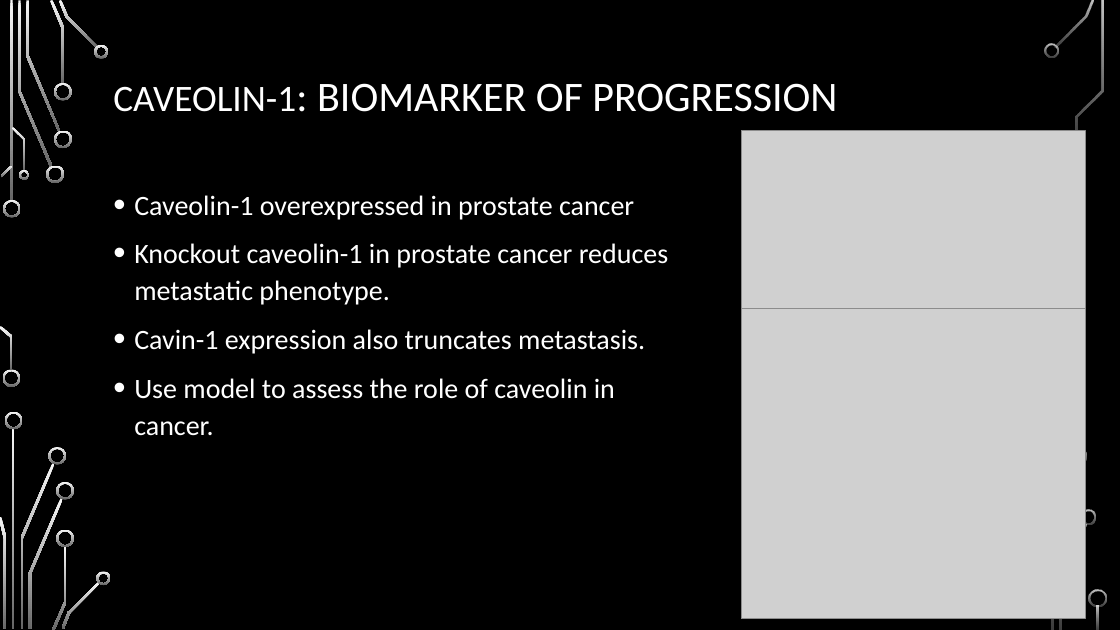
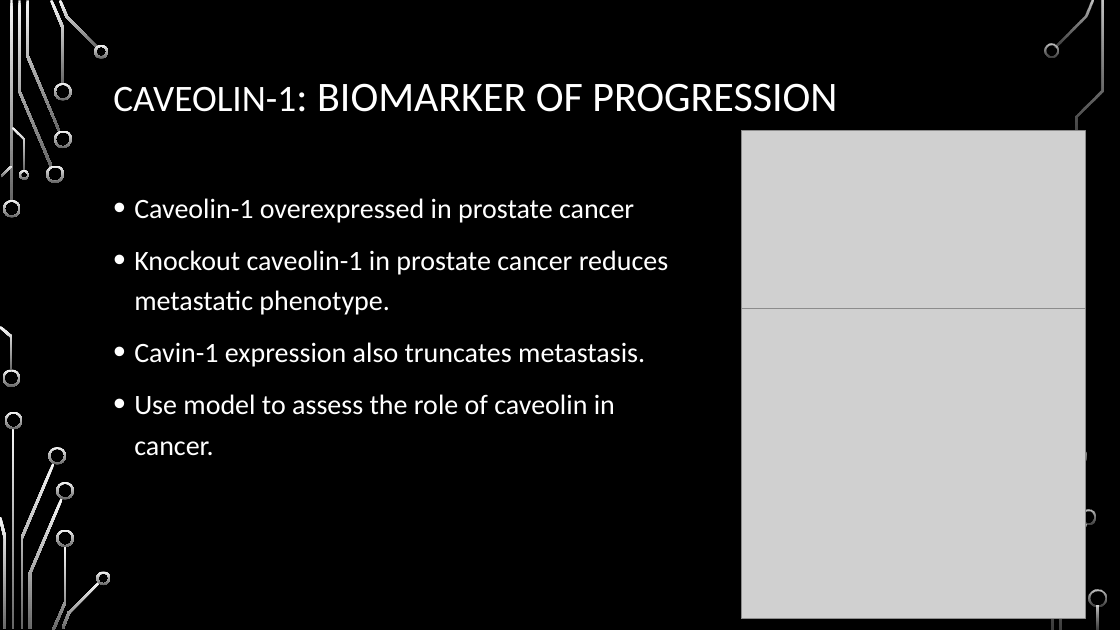
Before and after one commit to HarleyRobinson/Honours2, a slide deck: slide 3 of BackgroundInfo/MeetingSept.pptx. Drawn at 1120x630 pixels with LibreOffice and Linux fonts; fonts in the diff are those of the drawing; grey boxes stand for pictures; background and template pictures are left out. Boxes give left, top, right and bottom in pixels: in the first picture for what was removed or moved away, otherwise in the second. Text is boxed around its words. In the diff, an @@ line names an element or a change of style, - is before the commit and + after.

```diff
--- a/BackgroundInfo/MeetingSept.pptx
+++ b/BackgroundInfo/MeetingSept.pptx
@@ text "Caveolin-1 overexpressed in prostate cancer" at bbox=[134, 198, 668, 456]: line spacing 1.1 to 1.2 @@
```
Also in this commit, not shown: 3 other slides changed, 3 other files.
